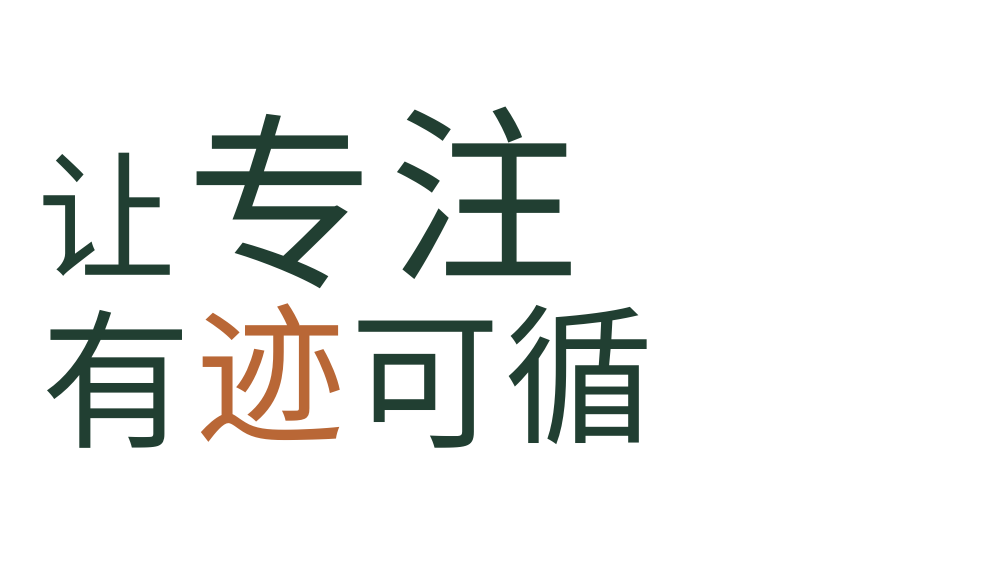
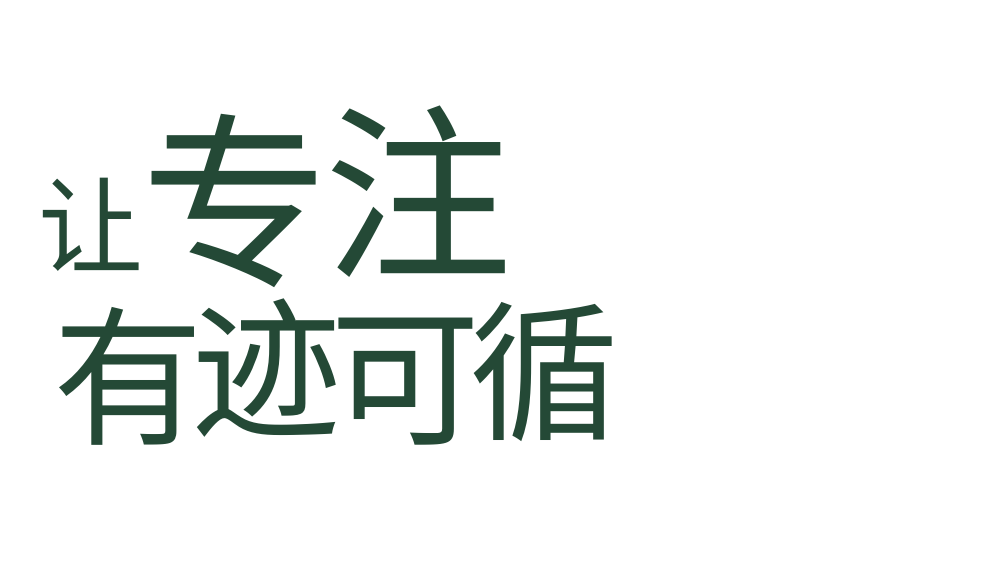
Before and after one commit to Gui88KAI/ppt-making-skill, a slide deck: slide 1 of directions/01-创赛/examples/大字封面-逐字文本框.pptx. Drawn at 1008x567 pixels with LibreOffice and Linux fonts; fonts in the diff are those of the drawing; background and template pictures are left out. Boxes give left, top, right and bottom in pixels: in the first picture for what was removed or moved away, otherwise in the second. Text is boxed around its words. In the diff, an @@ line names an element or a change of style, - is before the commit and + after.

```diff
--- a/directions/01-创赛/examples/大字封面-逐字文本框.pptx
+++ b/directions/01-创赛/examples/大字封面-逐字文本框.pptx
@@ text "注" at <box>141,105,512,317</box>: size 180 to 179 pt, font Noto Sans CJK JP to Calibri, text colour #213F32 to #244936 @@
@@ text "注": place and size @@
-text "注" at <box>390,106,579,313</box>
+text "注" at <box>141,105,512,317</box>
@@ text "专": place and size @@
-text "专" at <box>187,114,376,319</box>
+text "专" at <box>141,105,512,317</box>
@@ text "专" at <box>141,105,512,317</box>: size 180 to 179 pt, font Noto Sans CJK JP to Calibri, text colour #213F32 to #244936 @@
@@ text "让": place and size @@
-text "让" at <box>38,152,177,276</box>
+text "让" at <box>39,177,144,271</box>
@@ text "让" at <box>39,177,144,271</box>: size 132 to 100 pt, font Noto Sans CJK JP to Calibri, text colour #213F32 to #244936 @@
@@ text "有": place and size @@
-text "有" at <box>41,278,654,448</box>
+text "有" at <box>53,273,619,445</box>
@@ text "迹" at <box>53,273,619,445</box>: font Noto Sans CJK JP to Calibri, text colour #B96736 to #244936 @@
@@ font Noto Sans CJK JP to Calibri, text colour #213F32 to #244936 in 3 elements at <box>53,273,619,445</box>, <box>53,273,619,445</box>, <box>53,273,619,445</box> @@
@@ text "可": place and size @@
-text "可" at <box>41,278,654,448</box>
+text "可" at <box>53,273,619,445</box>
@@ text "循": place and size @@
-text "循" at <box>41,278,654,448</box>
+text "循" at <box>53,273,619,445</box>
```
Also in this commit, not shown: 6 other files.
